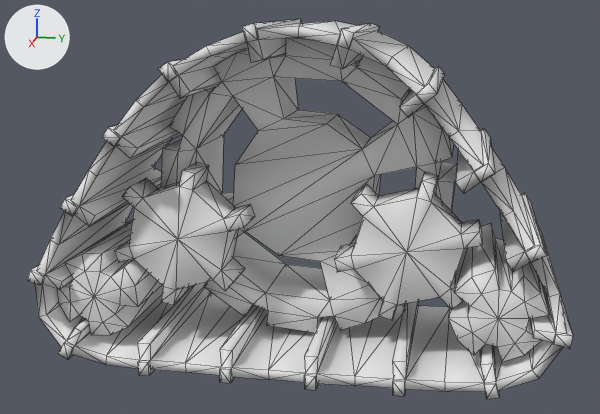
Renders of the FBX model res/models/Granny/Track_L.fbx from each side of a commit.
Both versions are drawn from a 50 mm lens placed at (2.361, 0.456, 0.642), pointed at (0.039, -0.008, 0.061). Every picture has the same lights, and +X, +Y and +Z are marked at upper left. The first picture is the older version. Mesh edges are drawn as thin lines. Where no turn or scale is listed for an object, it has been applied to the vertices.

Names of what the first picture shows: 'Gears.002'.
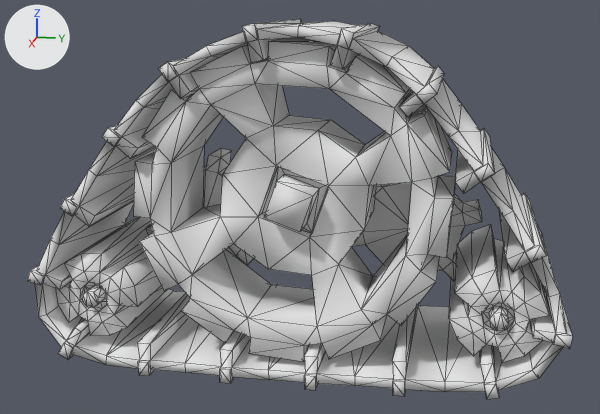
The newer file is also rescaled (x0.01), turned or shifted as a whole; pictures and numbers use the older file's frame.

The change, as a diff of the scene's bpy script:
```diff
--- a/res/models/Granny/Track_L.fbx.py
+++ b/res/models/Granny/Track_L.fbx.py
@@ me_gear_001 @@
 # used by ob_gears_002; location = (0.0, 0.0, 0.0)
-me_gear_001.from_pydata(...)  # 814 vertices, 1624 faces; spans x -0.27..0.321, y -0.737..0.743, z -0.379..0.592
+me_gear_001.from_pydata(...)  # 806 vertices, 1608 faces; spans x -0.27..0.321, y -0.737..0.743, z -0.379..0.592
+# me_gear_001 part 1: the loose piece of 81 vertices spanning x -0.246..0.271, y 0.435..0.691, z -0.281..-0.025 is mirrored in x about its middle, then moved by (0.026, 0.0, 0.0)
+# me_gear_001 part 2: the loose piece of 81 vertices spanning x -0.246..0.271, y -0.687..-0.435, z -0.299..-0.046 is mirrored in x about its middle, then moved by (0.026, 0.0, 0.0)
+# me_gear_001 part 3: the loose piece of 50 vertices spanning x 0.084..0.21, y -0.52..-0.132, z -0.205..0.192 is mirrored in x about its middle, then moved by (-0.243, 0.0, 0.0)
+# me_gear_001 part 4: the loose piece of 50 vertices spanning x 0.084..0.21, y 0.121..0.514, z -0.203..0.19 is mirrored in x about its middle, then moved by (-0.243, 0.0, 0.0)
+# me_gear_001 part 5: a new loose piece of 160 vertices spanning x -0.013..0.273, y -0.429..0.436, z -0.318..0.547
+# me_gear_001 part 6: 168 vertices removed from x -0.222..0.064, y -0.429..0.436, z -0.318..0.547
```

Boxes (x1, y1, x2, y2) around the edits, measured in the pictures (600 x 414 px; the box of a moved part takes in the faces that stretch with it):
part 1 of me_gear_001, moved or reshaped
    before: (448, 224, 549, 362)
    after: (449, 225, 550, 362)
part 2 of me_gear_001, moved or reshaped
    before: (56, 220, 163, 335)
    after: (55, 217, 166, 336)
part 3 of me_gear_001, moved or reshaped
    before: (114, 162, 255, 305)
    after: (146, 148, 254, 265)
part 4 of me_gear_001, moved or reshaped
    before: (334, 172, 483, 320)
    after: (352, 182, 482, 281)
part 5 of me_gear_001, added
    after: (133, 37, 456, 362)
part 6 of me_gear_001, deleted
    before: (161, 37, 457, 333)
